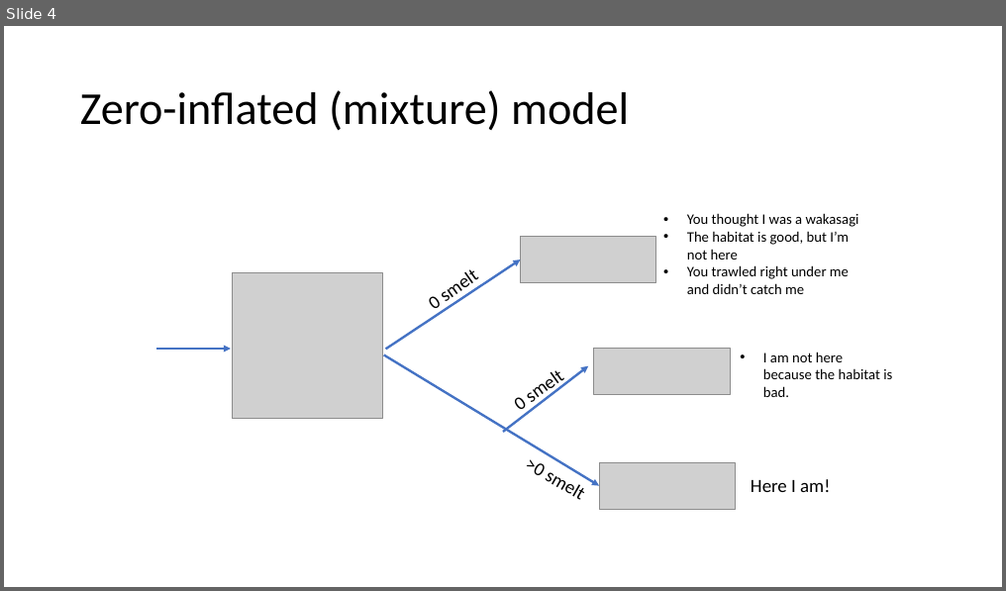
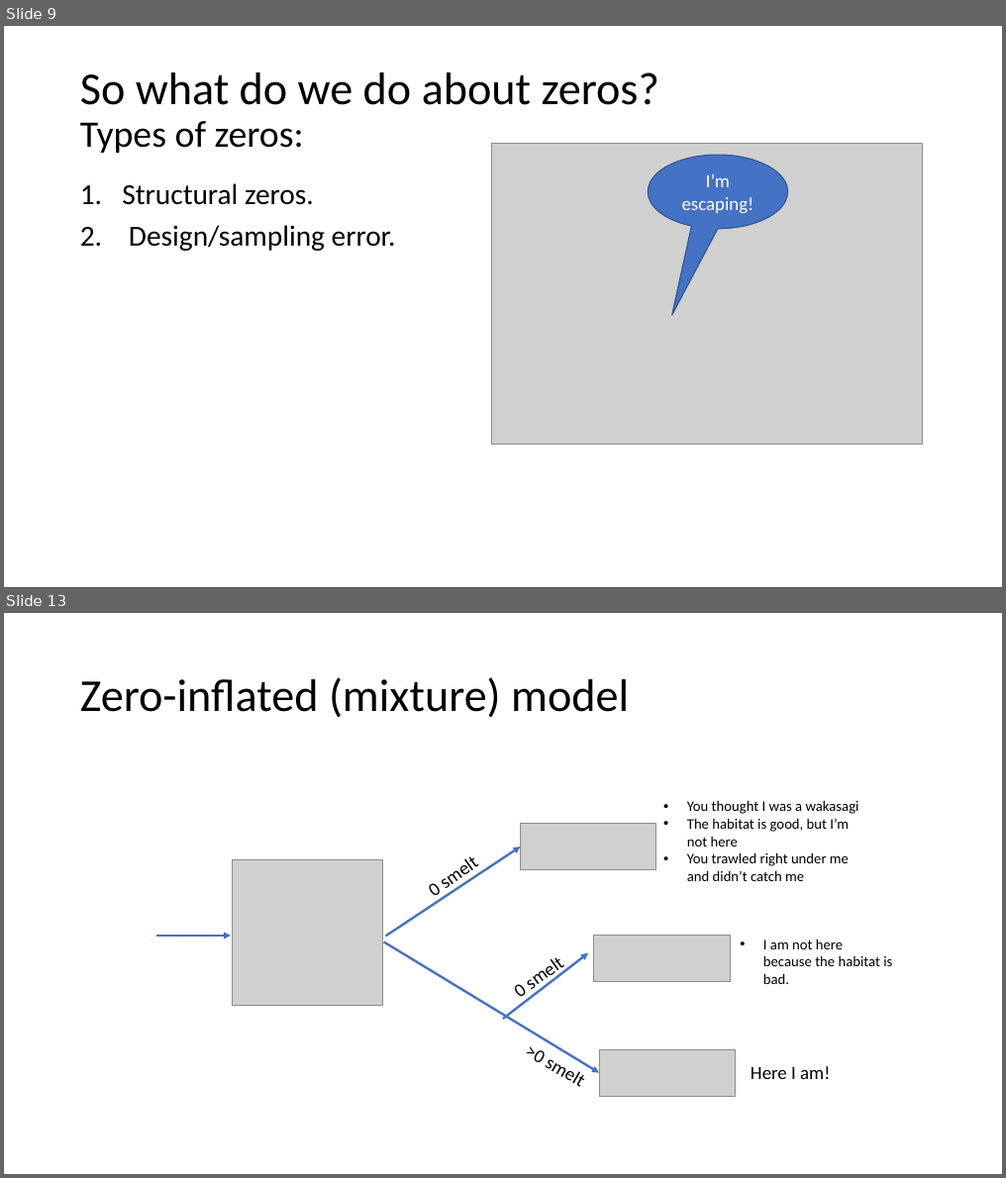
Before and after one commit to InteragencyEcologicalProgram/DataScience, a slide deck: 2019.08.08_countmodels presentation/zipzap.pptx. Shown one above the other, each under a label of ours: slide 4 before the commit, slides 9 and 13 after it; the slides between them are not shown. The pictures are 1006x591 and 1006x1178 pixels, drawn with LibreOffice and Linux fonts; fonts in the diff are those of the drawing; grey boxes stand for pictures. Boxes give left, top, right and bottom in pixels: in the first picture for what was removed or moved away, otherwise in the second. Text is boxed around its words. In the diff, an @@ line names an element or a change of style, - is before the commit and + after.

```diff
--- a/2019.08.08_countmodels presentation/zipzap.pptx
+++ b/2019.08.08_countmodels presentation/zipzap.pptx
@@ slide 9 added at box(4, 26, 1002, 587), background #FFFFFF @@
@@ title added at box(80, 73, 659, 153), 44 pt, text #000000 @@
+So what do we do about zeros?
+Types of zeros:
@@ picture added at box(491, 144, 923, 445) @@
@@ speech bubble added at box(648, 155, 788, 229), fill #4472C4, outline #325491 1 pt, 18 pt, text #FFFFFF @@
+I’m escaping!
@@ text added at box(122, 183, 396, 251), 28 pt, text #000000 @@
+1. Structural zeros.
+2. Design/sampling error.
@@ what was slide 4 is now slide 13 @@
```
Also in this commit, not shown: 3 slides changed, 8 other slides added, 8 other files.
